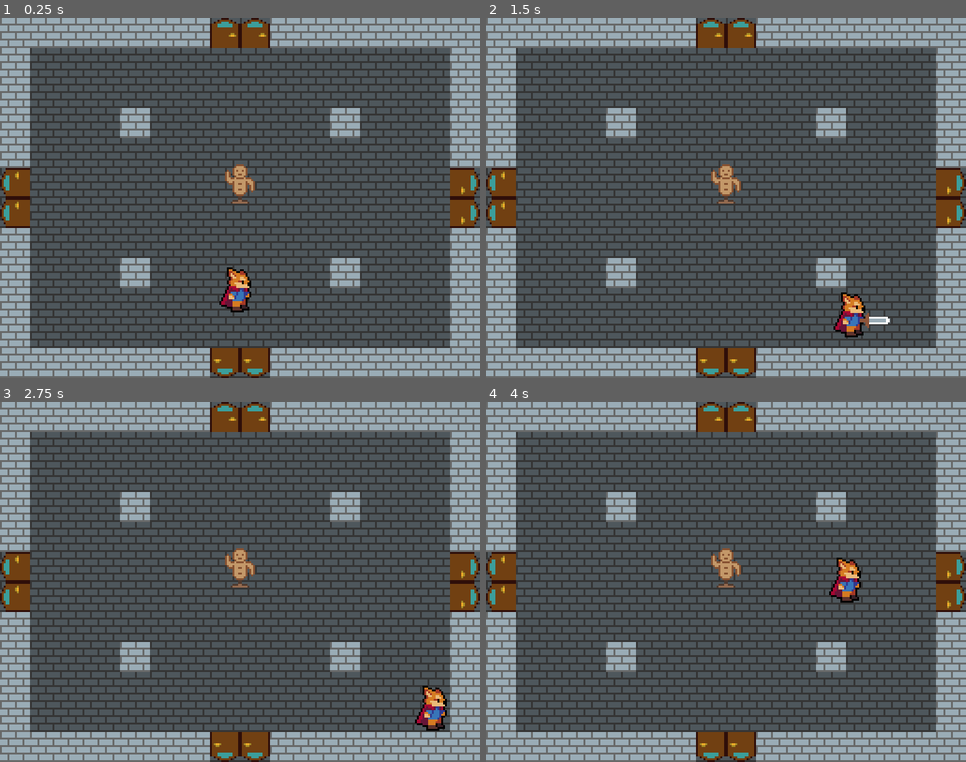
Above: before the commit, frames 1-4 (two rows, left to right).
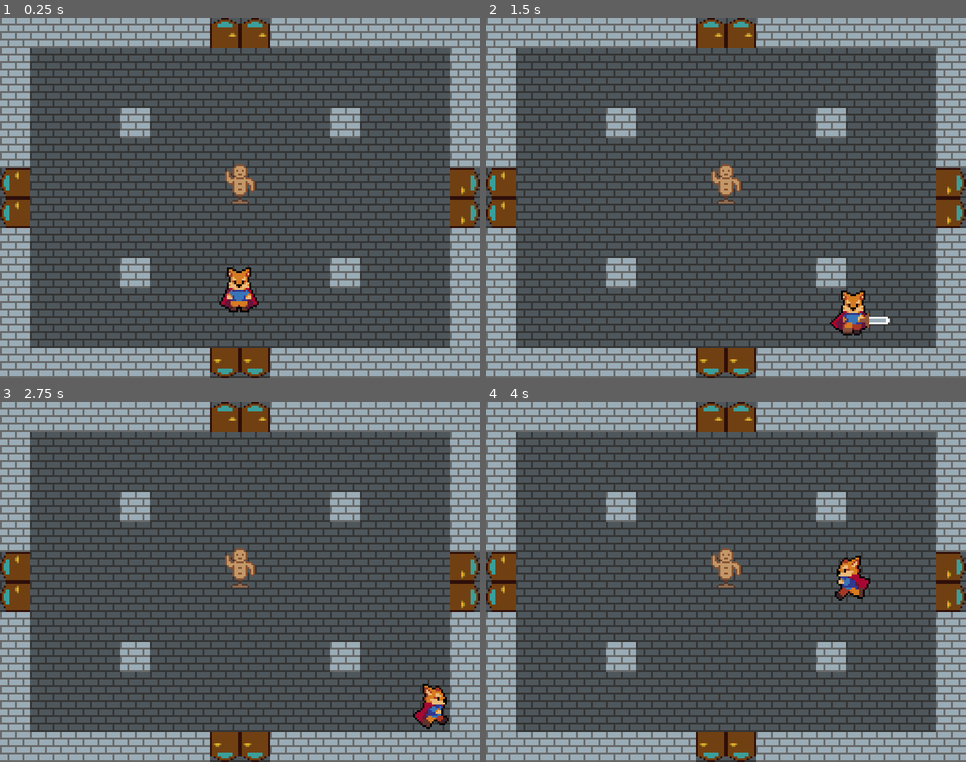
Above: after the commit, the same moments.

Repository: Faolan7/project_pluto
Game: Godot game, scene res://Scenes/Dungeon/Room.tscn
Two runs of this game, one before a commit and one after it. Both use one fixed random seed, a clock stepped at 60 frames per second and the inputs below.
Inputs:
- Up to frame 1 (0.25 s): no input
- Up to frame 2 (1.5 s): tap Enter at 0.5 s; hold D (move_right) 0.53-1.28 s; tap Space (attack) at 0.6, 1.35 s; hold S (move_down) from 1.28 s (still down)
- Up to frame 3 (2.75 s): tap Space (attack) at 2, 2.1 s; release S (move_down) at 2.03 s; hold D (move_right) from 2.03 s (still down)
- Up to frame 4 (4 s): release D (move_right) at 2.78 s; hold W (move_up) 2.78-3.53 s; tap Space (attack) at 2.85, 3.6 s; hold A (move_left) from 3.53 s (still down)

The runs differ from the first frame. In frame 1, 0.4% of the frame differs, in the area x 46-54%, y 69-82%; in frame 2, 0.5%; in frame 3, 0.4%; in frame 4, 0.6%, in the area x 71-81%, y 42-56%.

Commit message:
Movement implemented
Cardinal movement implemented. Need to work on getting the weapon to attack only in the direction that the player is facing. But that is another requirement entirely.

Diff:
--- a/Project Pluto/Scenes/Player.tscn
+++ b/Project Pluto/Scenes/Player.tscn
@@ -7,15 +7,209 @@
 [ext_resource path="res://Scenes/Weapon/Weapon.tscn" type="PackedScene" id=5]
 [ext_resource path="res://Scripts/State/Attack.gd" type="Script" id=6]
 
-
-
-
-
-
 [sub_resource type="CapsuleShape2D" id=1]
 radius = 5.56895
 height = 3.93819
 
+[sub_resource type="Animation" id=2]
+resource_name = "idle_down"
+length = 0.1
+loop = true
+tracks/0/type = "value"
+tracks/0/path = NodePath("Sprite:frame")
+tracks/0/interp = 1
+tracks/0/loop_wrap = true
+tracks/0/imported = false
+tracks/0/enabled = true
+tracks/0/keys = {
+"times": PoolRealArray( 0 ),
+"transitions": PoolRealArray( 1 ),
+"update": 1,
+"values": [ 18 ]
+}
+
+[sub_resource type="Animation" id=3]
+resource_name = "idle_left"
+length = 0.1
+loop = true
+tracks/0/type = "value"
+tracks/0/path = NodePath("Sprite:frame")
+tracks/0/interp = 1
+tracks/0/loop_wrap = true
+tracks/0/imported = false
+tracks/0/enabled = true
+tracks/0/keys = {
+"times": PoolRealArray( 0 ),
+"transitions": PoolRealArray( 1 ),
+"update": 1,
+"values": [ 12 ]
+}
+
+[sub_resource type="Animation" id=4]
+resource_name = "idle_right"
+length = 0.1
+loop = true
+tracks/0/type = "value"
+tracks/0/path = NodePath("Sprite:frame")
+tracks/0/interp = 1
+tracks/0/loop_wrap = true
+tracks/0/imported = false
+tracks/0/enabled = true
+tracks/0/keys = {
+"times": PoolRealArray( 0 ),
+"transitions": PoolRealArray( 1 ),
+"update": 1,
+"values": [ 0 ]
+}
+
+[sub_resource type="Animation" id=5]
+resource_name = "idle_up"
+length = 0.1
+loop = true
+tracks/0/type = "value"
+tracks/0/path = NodePath("Sprite:frame")
+tracks/0/interp = 1
+tracks/0/loop_wrap = true
+tracks/0/imported = false
+tracks/0/enabled = true
+tracks/0/keys = {
+"times": PoolRealArray( 0 ),
+"transitions": PoolRealArray( 1 ),
+"update": 1,
+"values": [ 6 ]
+}
+
+[sub_resource type="Animation" id=6]
+resource_name = "run_down"
+length = 0.6
+loop = true
+tracks/0/type = "value"
+tracks/0/path = NodePath("Sprite:frame")
+tracks/0/interp = 1
+tracks/0/loop_wrap = true
+tracks/0/imported = false
+tracks/0/enabled = true
+tracks/0/keys = {
+"times": PoolRealArray( 0, 0.1, 0.2, 0.3, 0.4, 0.5 ),
+"transitions": PoolRealArray( 1, 1, 1, 1, 1, 1 ),
+"update": 1,
+"values": [ 19, 20, 21, 22, 23, 18 ]
+}
+
+[sub_resource type="Animation" id=7]
+resource_name = "run_left"
+length = 0.6
+loop = true
+tracks/0/type = "value"
+tracks/0/path = NodePath("Sprite:frame")
+tracks/0/interp = 1
+tracks/0/loop_wrap = true
+tracks/0/imported = false
+tracks/0/enabled = true
+tracks/0/keys = {
+"times": PoolRealArray( 0, 0.1, 0.2, 0.3, 0.4, 0.5 ),
+"transitions": PoolRealArray( 1, 1, 1, 1, 1, 1 ),
+"update": 1,
+"values": [ 13, 14, 15, 16, 17, 12 ]
+}
+
+[sub_resource type="Animation" id=8]
+resource_name = "run_right"
+length = 0.6
+loop = true
+tracks/0/type = "value"
+tracks/0/path = NodePath("Sprite:frame")
+tracks/0/interp = 1
+tracks/0/loop_wrap = true
+tracks/0/imported = false
+tracks/0/enabled = true
+tracks/0/keys = {
+"times": PoolRealArray( 0, 0.1, 0.2, 0.3, 0.4, 0.5 ),
+"transitions": PoolRealArray( 1, 1, 1, 1, 1, 1 ),
+"update": 1,
+"values": [ 1, 2, 3, 4, 5, 0 ]
+}
+
+[sub_resource type="Animation" id=9]
+resource_name = "run_up"
+length = 0.6
+loop = true
+tracks/0/type = "value"
+tracks/0/path = NodePath("Sprite:frame")
+tracks/0/interp = 1
+tracks/0/loop_wrap = true
+tracks/0/imported = false
+tracks/0/enabled = true
+tracks/0/keys = {
+"times": PoolRealArray( 0, 0.1, 0.2, 0.3, 0.4, 0.5 ),
+"transitions": PoolRealArray( 1, 1, 1, 1, 1, 1 ),
+"update": 1,
+"values": [ 7, 8, 9, 10, 11, 6 ]
+}
+
+[sub_resource type="AnimationNodeAnimation" id=10]
+animation = "idle_down"
+
+[sub_resource type="AnimationNodeAnimation" id=11]
+animation = "idle_up"
+
+[sub_resource type="AnimationNodeAnimation" id=12]
+animation = "idle_left"
+
+[sub_resource type="AnimationNodeAnimation" id=13]
+animation = "idle_right"
+
+[sub_resource type="AnimationNodeBlendSpace2D" id=14]
+blend_point_0/node = SubResource( 10 )
+blend_point_0/pos = Vector2( 0, 1 )
+blend_point_1/node = SubResource( 11 )
+blend_point_1/pos = Vector2( 0, -1 )
+blend_point_2/node = SubResource( 12 )
+blend_point_2/pos = Vector2( -1, 0 )
+blend_point_3/node = SubResource( 13 )
+blend_point_3/pos = Vector2( 1, 0 )
+min_space = Vector2( -1, -1.1 )
+max_space = Vector2( 1, 1.1 )
+blend_mode = 1
+
+[sub_resource type="AnimationNodeAnimation" id=15]
+animation = "run_down"
+
+[sub_resource type="AnimationNodeAnimation" id=16]
+animation = "run_up"
+
+[sub_resource type="AnimationNodeAnimation" id=17]
+animation = "run_left"
+
+[sub_resource type="AnimationNodeAnimation" id=18]
+animation = "run_right"
+
+[sub_resource type="AnimationNodeBlendSpace2D" id=19]
+blend_point_0/node = SubResource( 15 )
+blend_point_0/pos = Vector2( 0, 1 )
+blend_point_1/node = SubResource( 16 )
+blend_point_1/pos = Vector2( 0, -1 )
+blend_point_2/node = SubResource( 17 )
+blend_point_2/pos = Vector2( -1, 0 )
+blend_point_3/node = SubResource( 18 )
+blend_point_3/pos = Vector2( 1, 0 )
+min_space = Vector2( -1, -1.1 )
+max_space = Vector2( 1, 1.1 )
+
+[sub_resource type="AnimationNodeStateMachineTransition" id=20]
+
+[sub_resource type="AnimationNodeStateMachineTransition" id=21]
+
+[sub_resource type="AnimationNodeStateMachine" id=22]
+states/Idle/node = SubResource( 14 )
+states/Idle/position = Vector2( 165, 76 )
+states/Run/node = SubResource( 19 )
+states/Run/position = Vector2( 326, 76 )
+transitions = [ "Idle", "Run", SubResource( 20 ), "Run", "Idle", SubResource( 21 ) ]
+start_node = "Idle"
+
+[sub_resource type="AnimationNodeStateMachinePlayback" id=23]
+
 [node name="Player" type="KinematicBody2D"]
 collision_layer = 0
 script = ExtResource( 1 )
@@ -23,6 +217,7 @@
 [node name="Sprite" type="Sprite" parent="."]
 texture = ExtResource( 4 )
 hframes = 60
+frame = 18
 
 [node name="WorldCollision" type="CollisionShape2D" parent="."]
 position = Vector2( 0, 8 )
@@ -45,3 +240,21 @@
 
 [node name="Attack" type="Node" parent="StateMachine"]
 script = ExtResource( 6 )
+
+[node name="AnimationPlayer" type="AnimationPlayer" parent="."]
+anims/idle_down = SubResource( 2 )
+anims/idle_left = SubResource( 3 )
+anims/idle_right = SubResource( 4 )
+anims/idle_up = SubResource( 5 )
+anims/run_down = SubResource( 6 )
+anims/run_left = SubResource( 7 )
+anims/run_right = SubResource( 8 )
+anims/run_up = SubResource( 9 )
+
+[node name="AnimationTree" type="AnimationTree" parent="."]
+tree_root = SubResource( 22 )
+anim_player = NodePath("../AnimationPlayer")
+active = true
+parameters/playback = SubResource( 23 )
+parameters/Idle/blend_position = Vector2( 0, 0 )
+parameters/Run/blend_position = Vector2( 0, 0 )
--- a/Project Pluto/Scripts/Player.gd
+++ b/Project Pluto/Scripts/Player.gd
@@ -4,6 +4,10 @@
 onready var state_machine: Node = $StateMachine
 onready var move_state: Node = $StateMachine/Move
 onready var attack_state: Node = $StateMachine/Attack
+
+onready var animation_player: Node = $AnimationPlayer
+onready var animation_tree: Node = $AnimationTree
+onready var animation_state = animation_tree.get("parameters/playback")
 
 
 func _ready() -> void:
@@ -21,4 +25,9 @@
 		state_machine.change_state(attack_state)
 
 	elif input_vector != Vector2.ZERO: # Checking if move button is pushed
+		animation_tree.set("parameters/Idle/blend_position", input_vector)
+		animation_tree.set("parameters/Run/blend_position", input_vector)
+		animation_state.travel("Run")
 		state_machine.change_state(move_state)
+	else:
+		animation_state.travel("Idle")
Not shown: 1 places in Project Pluto/Scenes/Player.tscn that only renumber resources
